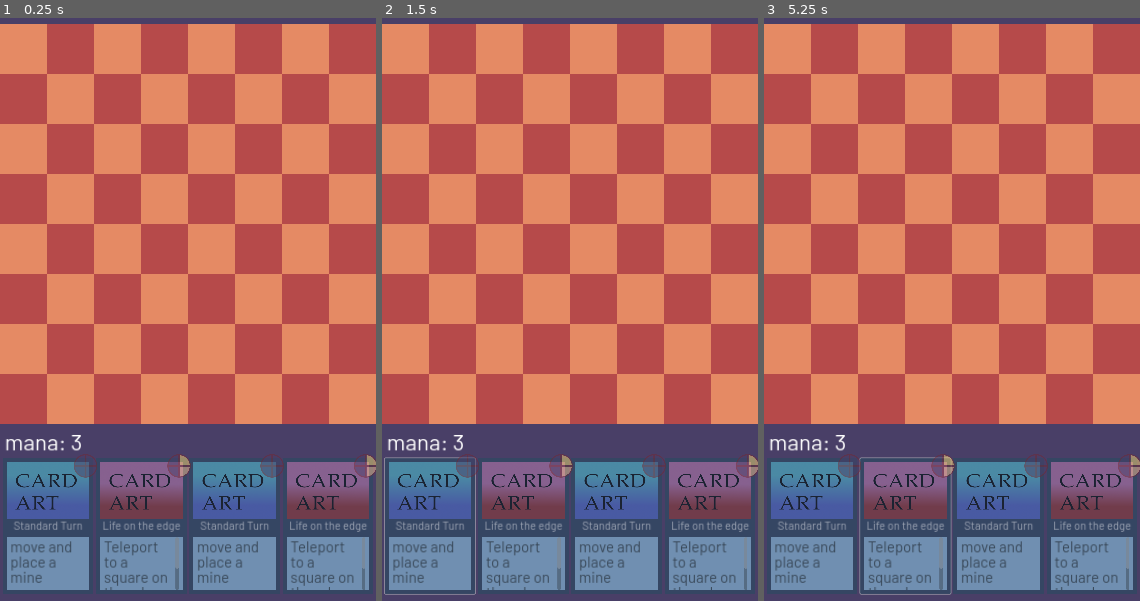
Above: before the commit, frames 1-3 (left to right).
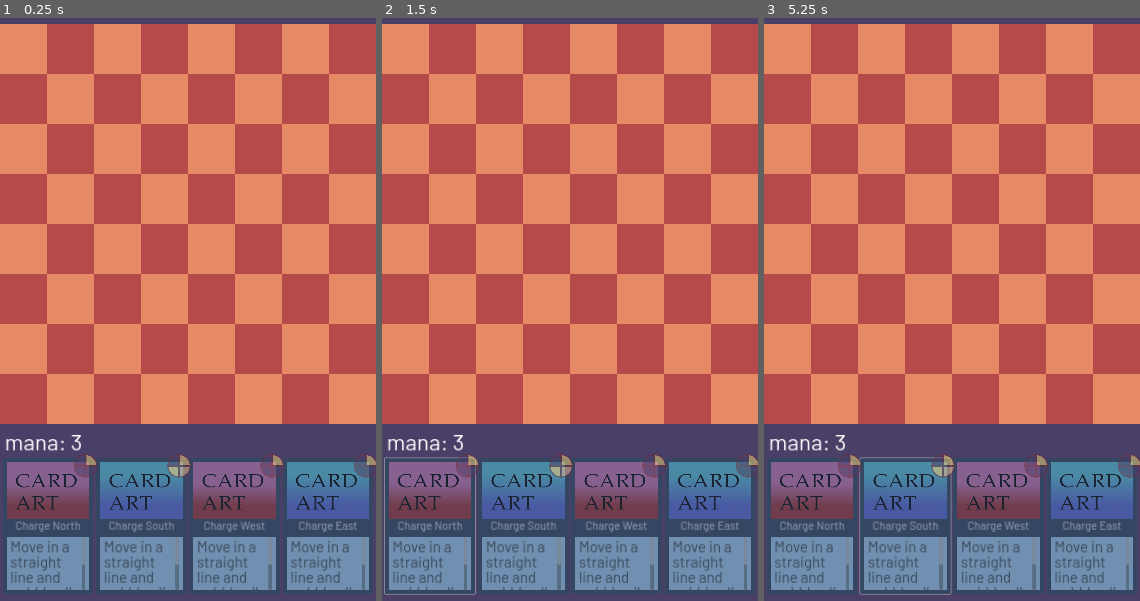
Above: after the commit, the same moments.

Repository: Boyquotes/Kumome-Godot
Game: Godot game, scene res://scenes/play.tscn
Two runs of this game, one before a commit and one after it. Both use one fixed random seed, a clock stepped at 60 frames per second and the inputs below. This scene is started directly instead of the project's main scene.
Inputs (mouse positions are in pixels of both pictures, inside the frame that each line leads up to):
- Up to frame 1 (0.25 s): no input
- Up to frame 2 (1.5 s): click (430, 525) at 0.52 s; click (430, 525) at 1.27 s
- Up to frame 3 (5.25 s): click (812, 525) at 2.02 s; tap Enter at 2.75, 4.25 s; move the mouse to (1034, 257) at 2.77 s; click (1034, 257) at 2.92 s; tap Space at 3.5, 5 s; move the mouse to (876, 338) at 3.52 s; click (876, 338) at 3.67 s; move the mouse to (989, 122) at 4.27 s; click (989, 122) at 4.42 s; move the mouse to (933, 461) at 5.02 s; click (933, 461) at 5.17 s

The runs differ from the first frame. In frame 1, 10% of the frame differs, in the area x 1-100%, y 74-99%; in frame 2, 10%; in frame 3, 10%.
Error in both runs: Out of bounds get index '0' (on base: 'Array[int]') (res://scripts/_game.gd:125)

Commit message:
multiplayer charge cards

Diff:
--- a/scripts/_player_remote.gd
+++ b/scripts/_player_remote.gd
@@ -1,7 +1,5 @@
 extends Player
 class_name  PlayerRemote
-
-const p1 = '644efdf32044812abebcea64'
 
 var next_player_id : String
 
@@ -18,6 +16,8 @@
 	func invalid():
 		valid = false
 		return self
+	func _to_string():
+		return '< %s, %s, %s >' % [old, new, loc] if valid else '< invalid >'
 
 func _init(_theme : Global.AVATARS, _team : int, _id : String):
 	super(_theme, _team, _id)
@@ -61,18 +61,18 @@
 
 	parser.call(diffs, action_key)
 
-func validate_move_diff(diffs : Array[Diff], action_key : int) -> Dictionary:
+func validate_move_diff(diffs : Array[Diff], action_key : int, can_gobble := false) -> Dictionary:
 	var old : Diff
 	var new : Diff
 	if len(diffs) != 2:
-		on_invalid_action(action_key, 'Invalid number of move diffs %s' % diffs)
+		on_invalid_action(action_key, 'Invalid number of move diffs (%s)' % len(diffs))
 		return {valid = false}
 
 	for diff in diffs:
 		if diff.new == '0':
 			old = diff
 
-		if diff.old == '0':
+		if diff.old == '0' or (can_gobble and diff.old == 'x'):
 			new = diff
 
 	if old == null or new == null:
@@ -82,9 +82,45 @@
 	return {old = old, new = new, valid = true}
 
 func parse_charge(diffs : Array[Diff], action_key : int):
-	var mines := []
-	var moves := []
+	print('parse charge ', action_key)
+	var mines : Array[Diff] = []
+	var moves : Array[Diff] = []
 
+	for diff in diffs:
+		if (is_user(diff.old) and diff.new == '0') or (not is_user(diff.old) and is_user(diff.new)):
+			moves.append(diff)
+		elif (diff.old == 'x' and diff.new == '0'):
+			mines.append(diff)
+		else:
+			on_invalid_action(action_key, '%s is neither a move no a mine' % diff)
+			return
+
+	var move_dict := validate_move_diff(moves, action_key, true)
+	if not move_dict.valid:
+
+		return
+
+	var old = move_dict.old
+	var new = move_dict.new
+
+	if not is_valid_charge(old, new, mines, action_key):
+		on_invalid_action(action_key, 'Invalid charge')
+		return
+
+	for mine in mines:
+		remove_mine_at(mine.loc)
+	if new.old == 'x':
+		remove_mine_at(new.loc)
+
+	move_to(new.loc)
+
+func is_user(s : String):
+	return s != 'x' and s != '0'
+
+func is_valid_charge(_old, _new, _mines, _action_key):
+	# Check to make sure that all the mines live on the ray from old to new
+	# and that old and new are the correct ray
+	return true
 
 func parse_move(diffs : Array[Diff], action_key : int):
 	var dict := validate_move_diff(diffs, action_key)
--- a/scripts/global_autoload.gd
+++ b/scripts/global_autoload.gd
@@ -3,7 +3,9 @@
 # This is an autoload, other languages call it a "singleton" Any method or value in this script
 # can be accessed via the global variable "Global" For example, Global.board_4p or Global.adjust_settings()
 
-const url := 'http://159.223.106.122:3001' #http://localhost:3001'
+const base_url := 'localhost:3001'
+#const base_url := '159.223.106.122:3001'
+const url := 'http://' + base_url
 
 const board_4p := '........|........|........|...02...|...31...|........|........|........'
 const board_8p := '........|........|...56...|..2..0..|..1..3..|...74...|........|........'
@@ -47,31 +49,30 @@
 			var path := card_art_path.path_join(img)
 			card_arts[FileAccess.get_md5(path)] = load(path)
 
-	print(card_arts)
-
-func generate_all_cards():
-	var actions = {
-		'move': ['_'],
-		'mine': ['_'],
-		'teleport': ['_', 'ALLY', 'ENEMY', 'EDGE', 'RANDOM'],
-		'unmine': ['_', 'EDGE', 'RANDOM', 'OTHER', 'SELF'],
-		'charge': ['N', 'S', 'E', 'W', 'SE', 'NE', 'SW', 'NW', 'RANDOM'],
-		'target': ['SELF', 'ALLY', 'OTHER', 'RANDOM', 'MINE']
-	}
-
-	var i := 0
-	for a1 in actions:
-		for a2 in actions:
-			for m1 in actions[a1]:
-				for m2 in actions[a2]:
-					if (
-						(a1 == 'teleport') or
-						(a1 == 'target' and a2 != 'teleport') or
-						(a1 != 'target' and a2 == 'teleport')
-					):
-						continue
-					i += 1
-					prints(i, a1, m1, a2, m2)
+
+#func generate_all_cards():
+#	var actions = {
+#		'move': ['_'],
+#		'mine': ['_'],
+#		'teleport': ['_', 'ALLY', 'ENEMY', 'EDGE', 'RANDOM'],
+#		'unmine': ['_', 'EDGE', 'RANDOM', 'OTHER', 'SELF'],
+#		'charge': ['N', 'S', 'E', 'W', 'SE', 'NE', 'SW', 'NW', 'RANDOM'],
+#		'target': ['SELF', 'ALLY', 'OTHER', 'RANDOM', 'MINE']
+#	}
+#
+#	var i := 0
+#	for a1 in actions:
+#		for a2 in actions:
+#			for m1 in actions[a1]:
+#				for m2 in actions[a2]:
+#					if (
+#						(a1 == 'teleport') or
+#						(a1 == 'target' and a2 != 'teleport') or
+#						(a1 != 'target' and a2 == 'teleport')
+#					):
+#						continue
+#					i += 1
+#					prints(i, a1, m1, a2, m2)
 
 func get_card(n : int) -> Card:
 	return Card.new(get_data('Cards')[n])
--- a/scripts/play.gd
+++ b/scripts/play.gd
@@ -18,7 +18,7 @@
 
 	#########################################################
 	# Yannis: You can change this line:
-	var card_indices := [0, 16, 0, 16]
+	var card_indices := [8, 9, 10, 11]
 	##########################################################
 
 	for i in card_indices:
--- a/scripts/websocket_autoload.gd
+++ b/scripts/websocket_autoload.gd
@@ -1,6 +1,6 @@
 extends Node
 
-const url = 'ws://159.223.106.122:3001/'
+var url = 'ws://' + Global.base_url
 
 # Receive
 const rCONNECTED = 'connected'
@@ -30,7 +30,7 @@
 	if is_connected:
 		return
 
-	socket.connect_to_url('%s?token=%s' % [url, Global.active_user.token])
+	socket.connect_to_url('%s/?token=%s' % [url, Global.active_user.token])
 	is_polling = true
 
 func _process(_delta):
